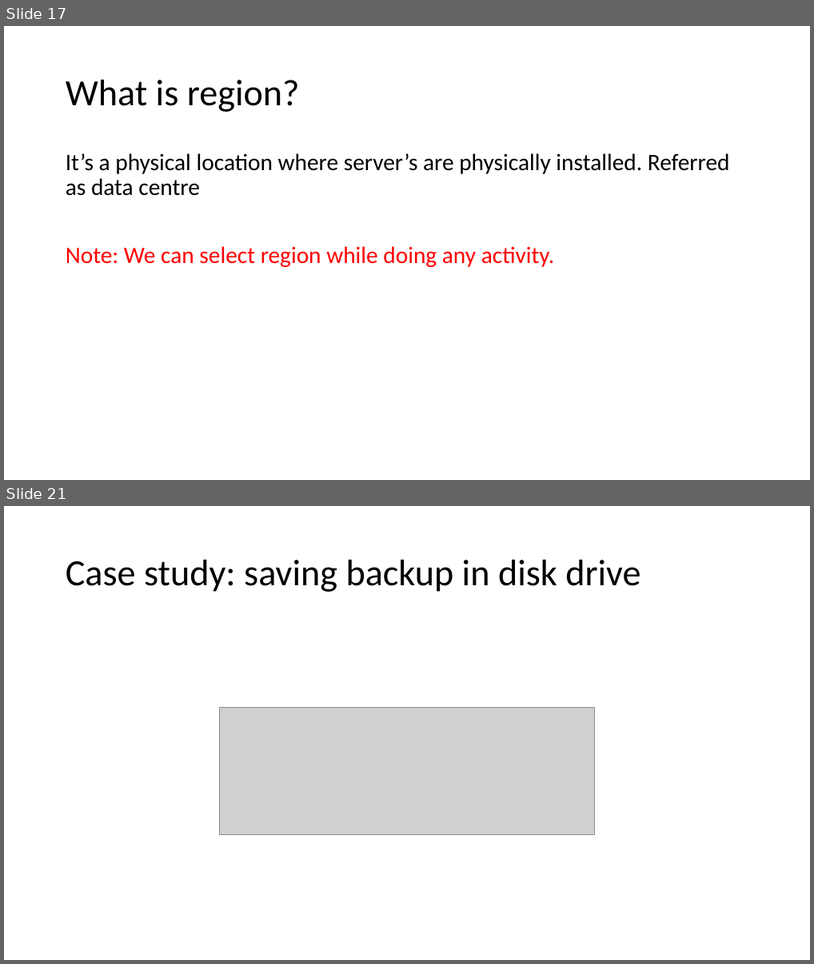
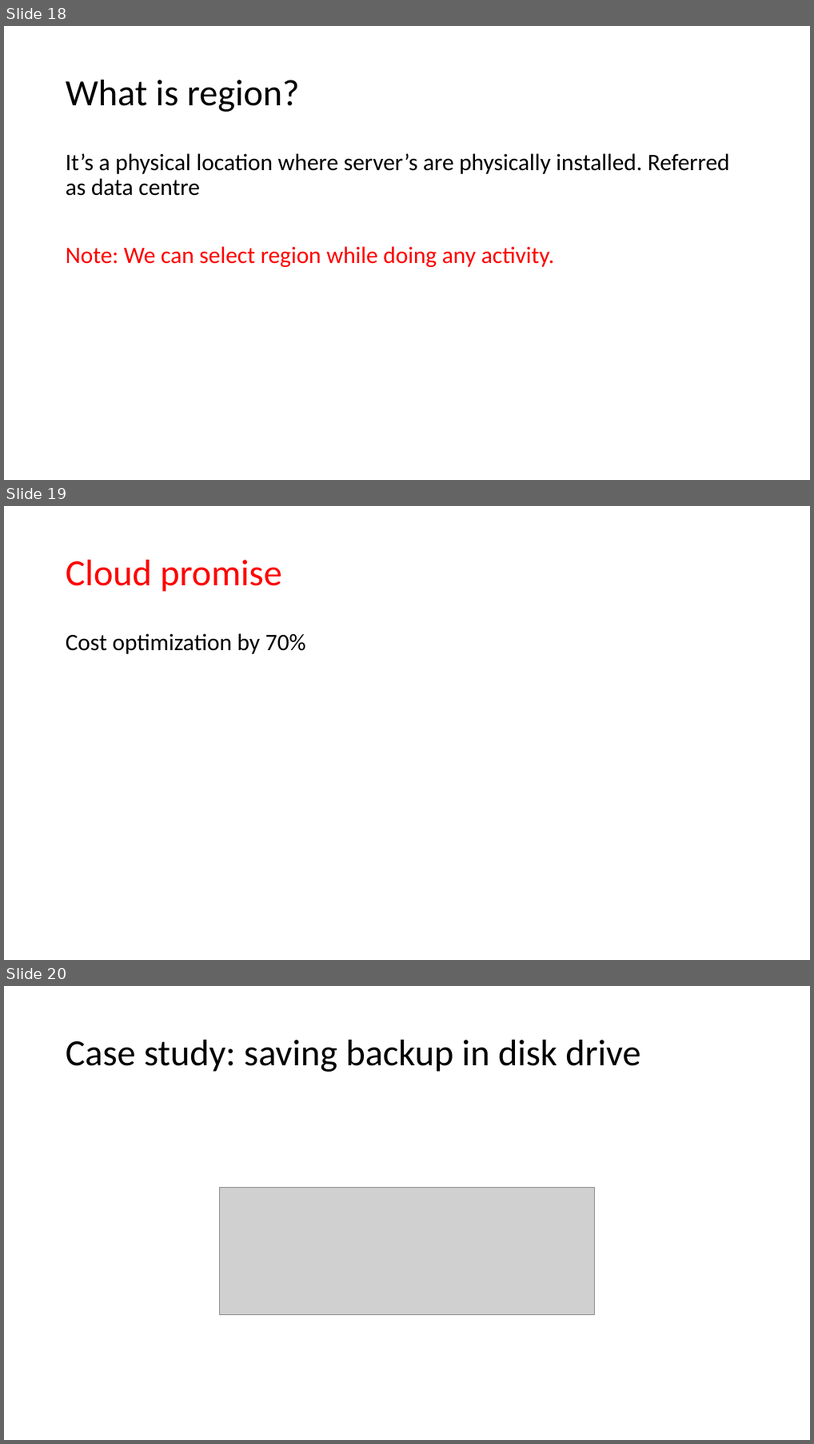
Before and after one commit to JanbaskDevops/Batch1, a slide deck: Backup/AzureCloud/Introduction to Cloud/Chapter1-Introduction to Cloud.pptx. Shown one above the other, each under a label of ours: slides 17 and 21 before the commit, slides 18, 19 and 20 after it; the slides between them are not shown. The pictures are 814x964 and 814x1444 pixels, drawn with LibreOffice and Linux fonts; fonts in the diff are those of the drawing; grey boxes stand for pictures. Boxes give left, top, right and bottom in pixels: in the first picture for what was removed or moved away, otherwise in the second. Text is boxed around its words. In the diff, an @@ line names an element or a change of style, - is before the commit and + after.

```diff
--- a/Backup/AzureCloud/Introduction to Cloud/Chapter1-Introduction to Cloud.pptx
+++ b/Backup/AzureCloud/Introduction to Cloud/Chapter1-Introduction to Cloud.pptx
@@ slide 19 added at (4, 506, 810, 960), background #FFFFFF @@
@@ title added at (66, 560, 282, 592), 44 pt, text #FF0000 @@
+Cloud promise
@@ text added at (66, 633, 306, 654), 28 pt, text #000000 @@
+Cost optimization by 70%
@@ what was slide 17 is now slide 18 @@
@@ what was slide 21 is now slide 20 @@
```
Also in this commit, not shown: 3 slides changed, 2 other slides added, 12 slides removed, 17 other files.
